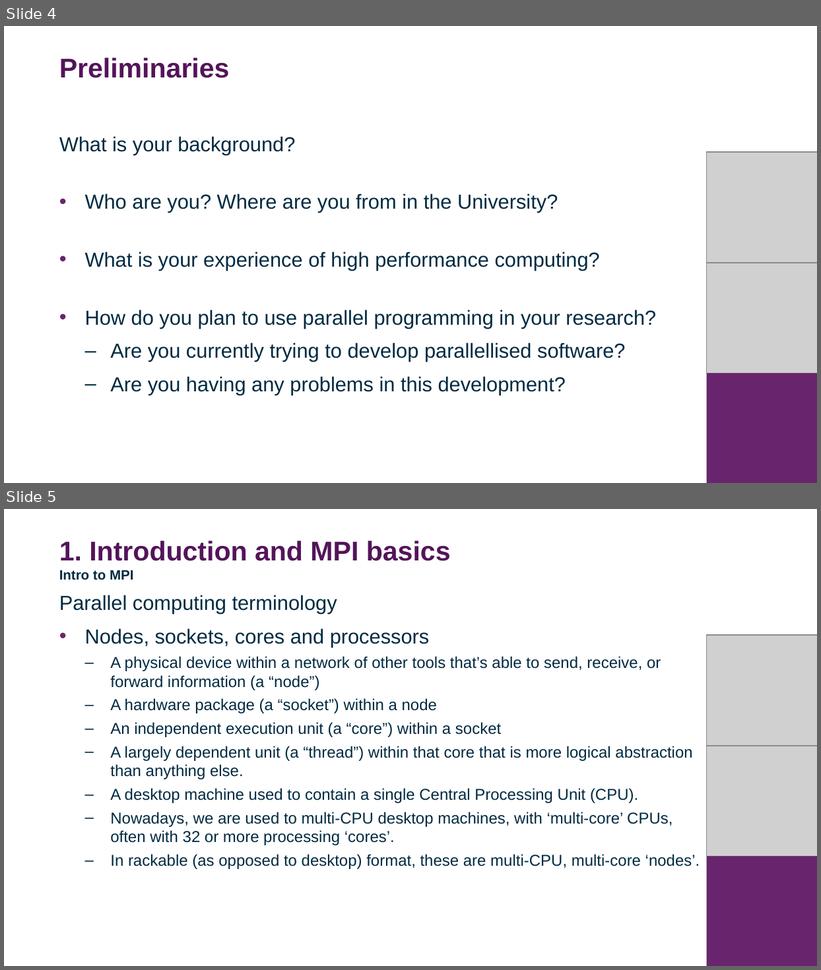
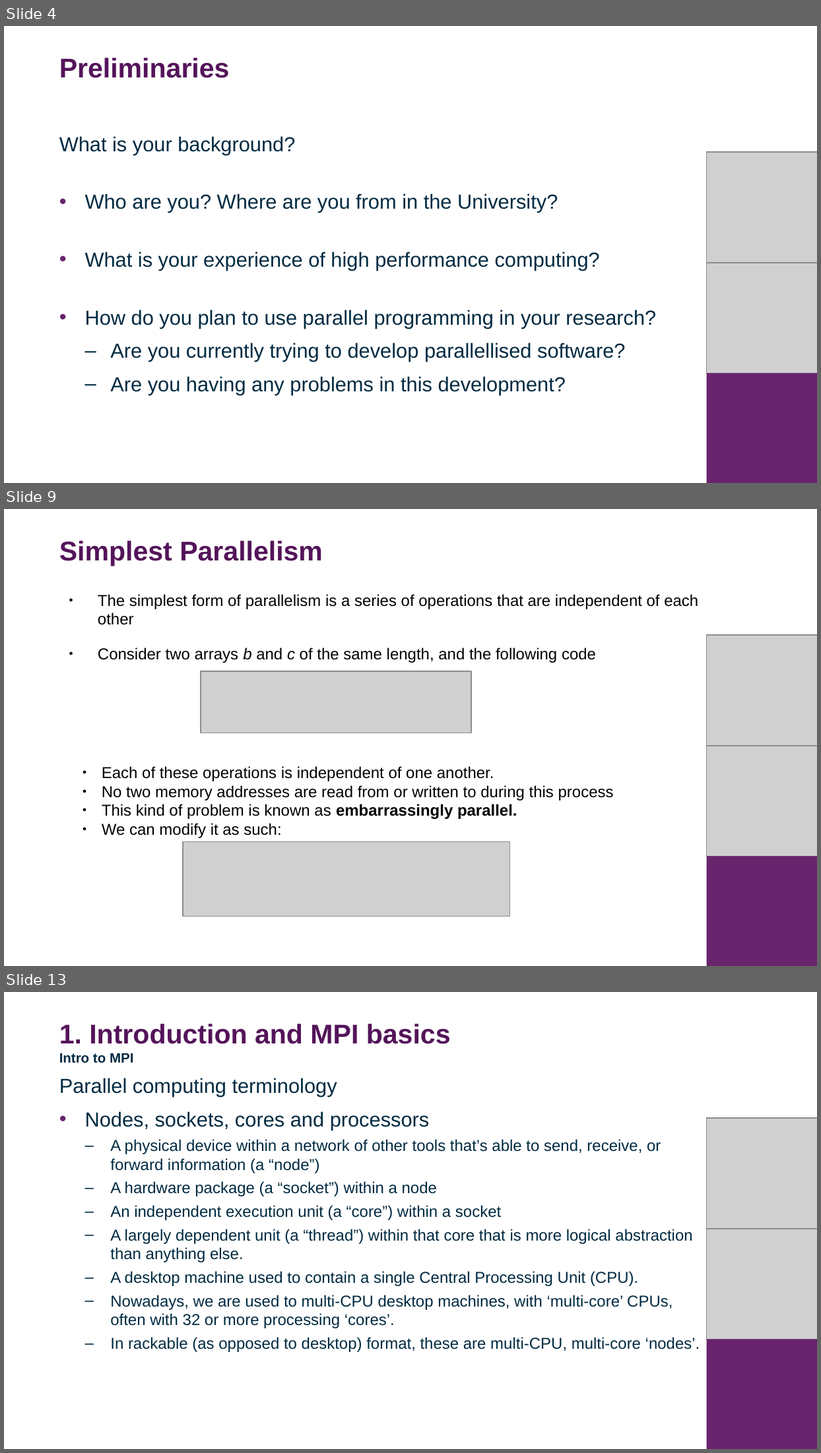
Before and after one commit to DurhamARC-Training/BasicParallelProgramming, a slide deck: MPIShortCourse_October.odp. Shown one above the other, each under a label of ours: slides 4 and 5 before the commit, slides 4, 9 and 13 after it; the slides between them are not shown. The pictures are 821x970 and 821x1453 pixels, drawn with LibreOffice and Linux fonts; fonts in the diff are those of the drawing; grey boxes stand for pictures; background and template pictures are left out. Boxes give left, top, right and bottom in pixels: in the first picture for what was removed or moved away, otherwise in the second. Text is boxed around its words. In the diff, an @@ line names an element or a change of style, - is before the commit and + after.

```diff
--- a/MPIShortCourse_October.odp
+++ b/MPIShortCourse_October.odp
@@ slide 9 added at (x1=4, y1=509, x2=817, y2=966), background #FFFFFF @@
@@ title added at (x1=59, y1=541, x2=323, y2=566), 24 pt, text #54145A, bold @@
+Simplest Parallelism
@@ text added at (x1=98, y1=594, x2=698, y2=663), 14 pt, text #000000 @@
+● The simplest form of parallelism is a series of operations that are independent of each other
+● Consider two arrays b and c of the same length, and the following code
@@ picture added at (x1=706, y1=635, x2=817, y2=746) @@
@@ picture added at (x1=201, y1=671, x2=471, y2=733) @@
@@ picture added at (x1=706, y1=746, x2=817, y2=856) @@
@@ text added at (x1=102, y1=766, x2=614, y2=838), 14 pt, text #000000 @@
+● Each of these operations is independent of one another.
+● No two memory addresses are read from or written to during this process
+● This kind of problem is known as embarrassingly parallel.
+● We can modify it as such:
@@ picture added at (x1=183, y1=842, x2=510, y2=916) @@
@@ rectangle added at (x1=706, y1=856, x2=817, y2=966), fill #68246D @@
@@ what was slide 5 is now slide 13 @@
```
Also in this commit, not shown: 7 other slides added, 1 other file.
